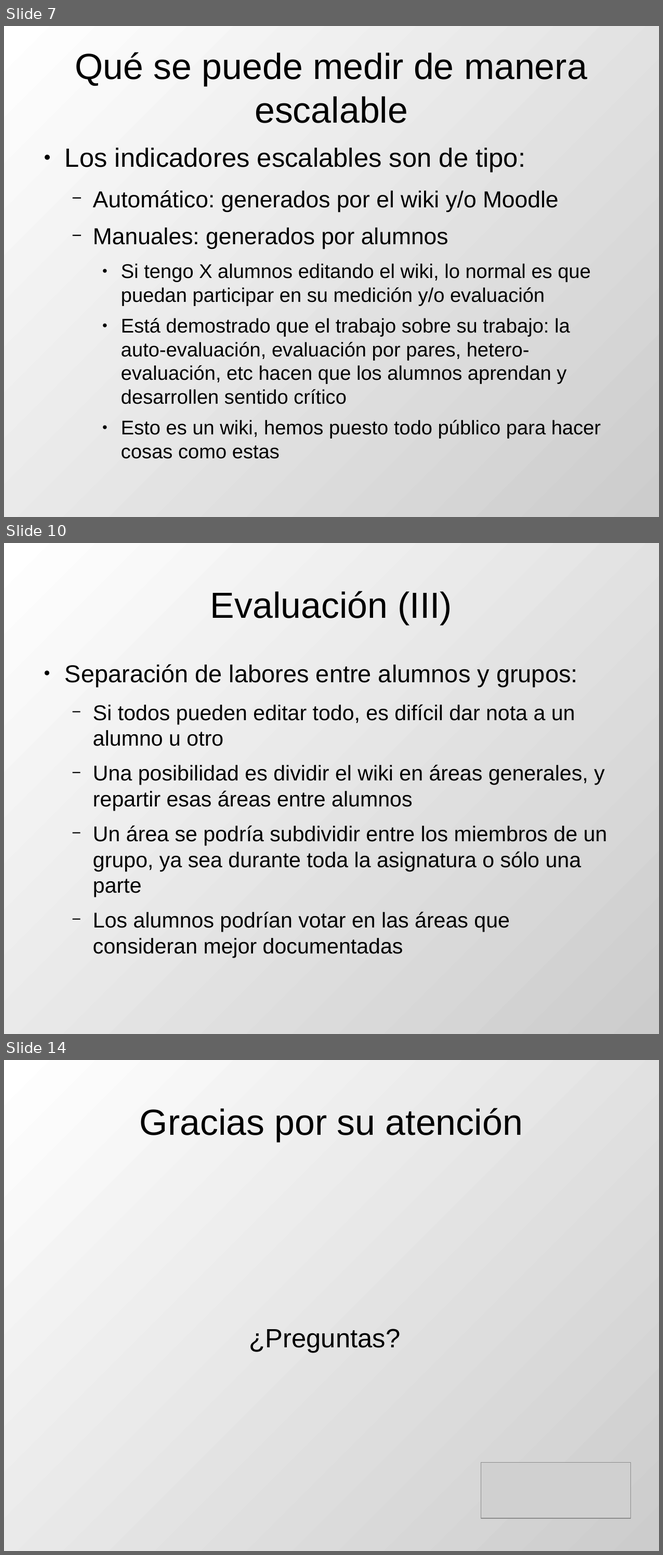
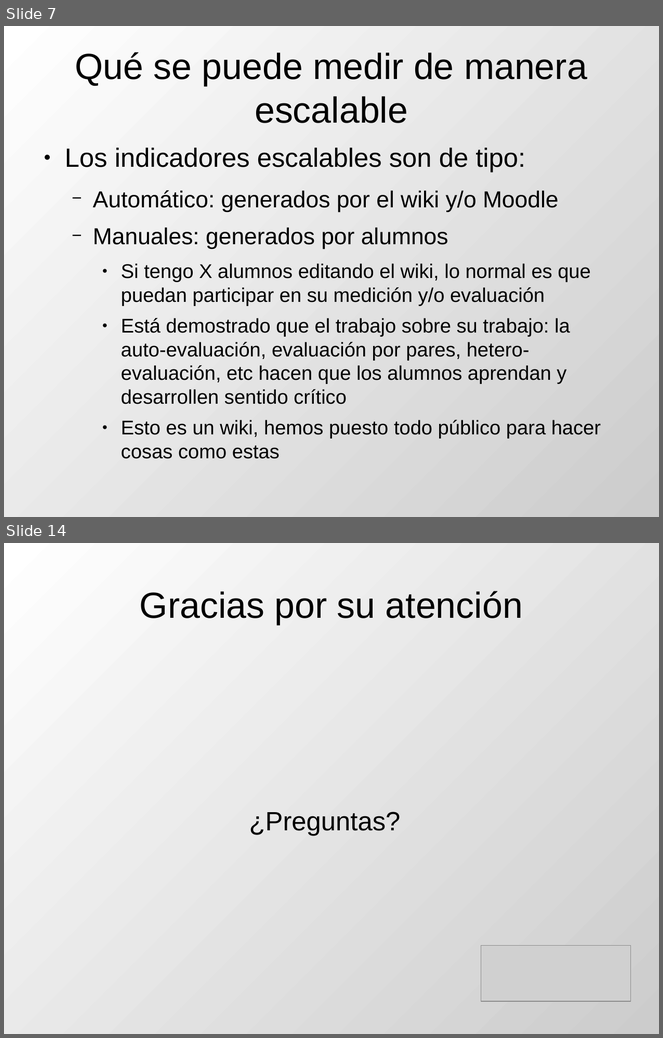
Before and after one commit to DrPantera/wikis4education, a slide deck: uca-2013_07/tema-5-EvaluacionWikis.odp. Shown one above the other, each under a label of ours: slides 7, 10 and 14 before the commit, slides 7 and 14 after it; the slides between them are not shown. The pictures are 663x1555 and 663x1038 pixels, drawn with LibreOffice and Linux fonts; fonts in the diff are those of the drawing; grey boxes stand for pictures. Boxes give left, top, right and bottom in pixels: in the first picture for what was removed or moved away, otherwise in the second. Text is boxed around its words. In the diff, an @@ line names an element or a change of style, - is before the commit and + after.

Commit message:
Listo todos los temas

```diff
--- a/uca-2013_07/tema-5-EvaluacionWikis.odp
+++ b/uca-2013_07/tema-5-EvaluacionWikis.odp
@@ slide 10 removed at box(4, 543, 659, 1034), background gradient #FFFFFF to #CCCCCC @@
@@ title removed at box(210, 591, 453, 625) @@
-Evaluación (III)
@@ text removed at box(65, 664, 608, 932) @@
-● Separación de labores entre alumnos y grupos:
-  − Si todos pueden editar todo, es difícil dar nota a un alumno u otro
-  − Una posibilidad es dividir el wiki en áreas generales, y repartir esas áreas entre alumnos
-  − Un área se podría subdividir entre los miembros de un grupo, ya sea durante toda la asignatura o sólo una parte
-  − Los alumnos podrían votar en las áreas que consideran mejor documentadas
```
Also in this commit, not shown: 6 slides changed, 1 slide added.
